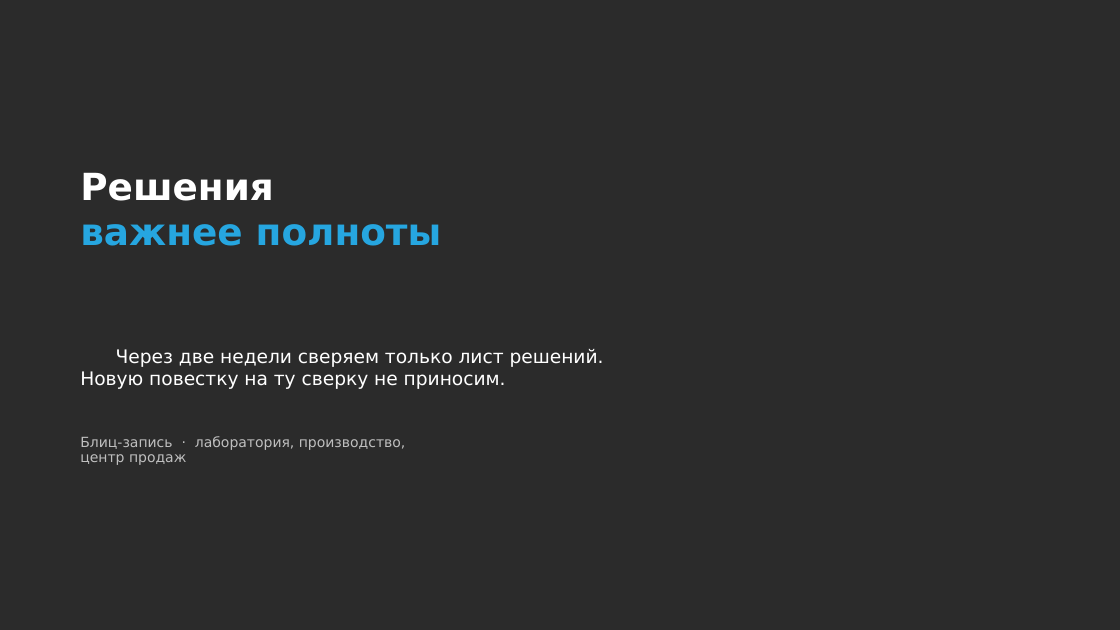
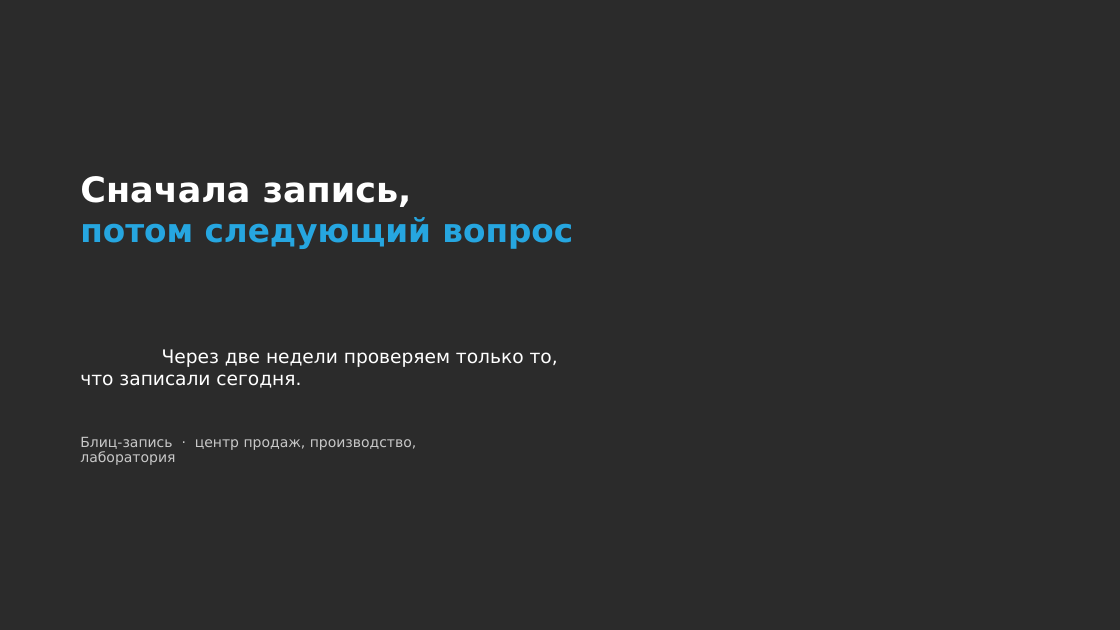
Before and after one commit to daaanilNikonov/for-lisa, a slide deck: slide 17 of presentation/Планерка_Блиц-запись_повестка.pptx. Drawn at 1120x630 pixels with LibreOffice and Linux fonts; fonts in the diff are those of the drawing; background and template pictures are left out; a plain dark background stands for a picture behind light text. Boxes give left, top, right and bottom in pixels: in the first picture for what was removed or moved away, otherwise in the second. Text is boxed around its words. In the diff, an @@ line names an element or a change of style, - is before the commit and + after.

```diff
--- a/presentation/Планерка_Блиц-запись_повестка.pptx
+++ b/presentation/Планерка_Блиц-запись_повестка.pptx
@@ title at [80,176,573,249]: text changed; size 32 to 28 pt @@
-Решения
-важнее полноты
+Сначала запись,
+потом следующий вопрос
@@ subtitle at [80,349,558,388]: text changed @@
-Через две недели сверяем только лист решений.
-Новую повестку на ту сверку не приносим.
+Через две недели проверяем только то,
+что записали сегодня.
@@ text at [80,437,417,465]: text changed; text colour #BFBFBF to #C8C8C8 @@
-Блиц-запись · лаборатория, производство, центр продаж
+Блиц-запись · центр продаж, производство, лаборатория
```
Also in this commit, not shown: 2 other slides changed, 14 slides added, 14 slides removed, 1 other file.
